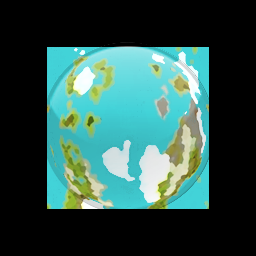
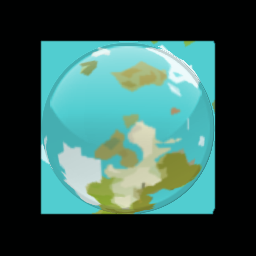
Revision of a layered 256×256 image; what changed, layer by layer:
added layer "Background copy 7" above "Background copy 6" over [40, 40, 216, 215]
added layer "Background copy 6" above "Layer 2 copy" over [40, 40, 216, 215]
added layer "Layer 2 copy" above "Background copy 5" over [41, 41, 215, 215]
hid "Background copy 4" over [47, 47, 209, 209]
hid "Background copy 3" over [47, 47, 209, 209]
hid "Background copy" over [47, 47, 209, 209]
